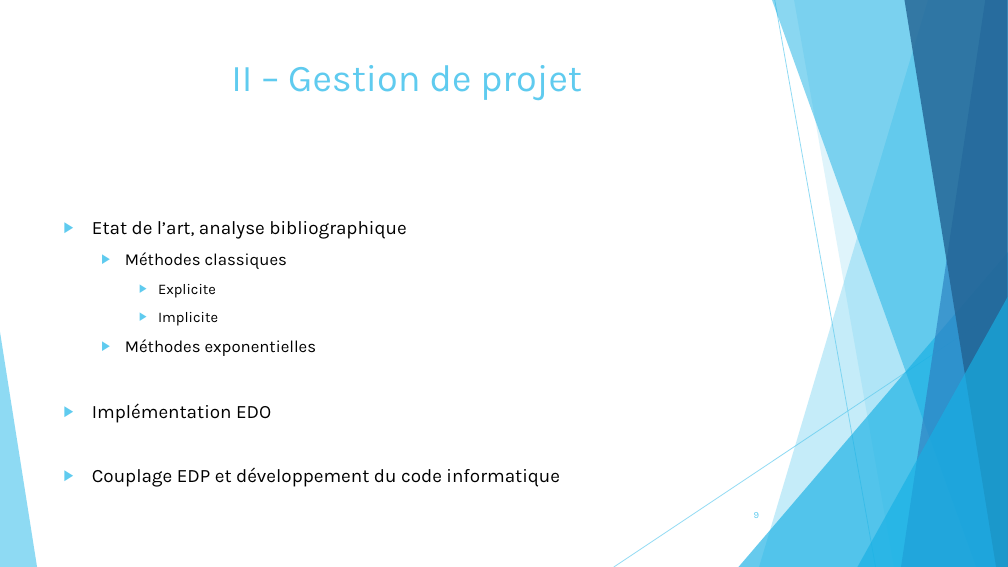
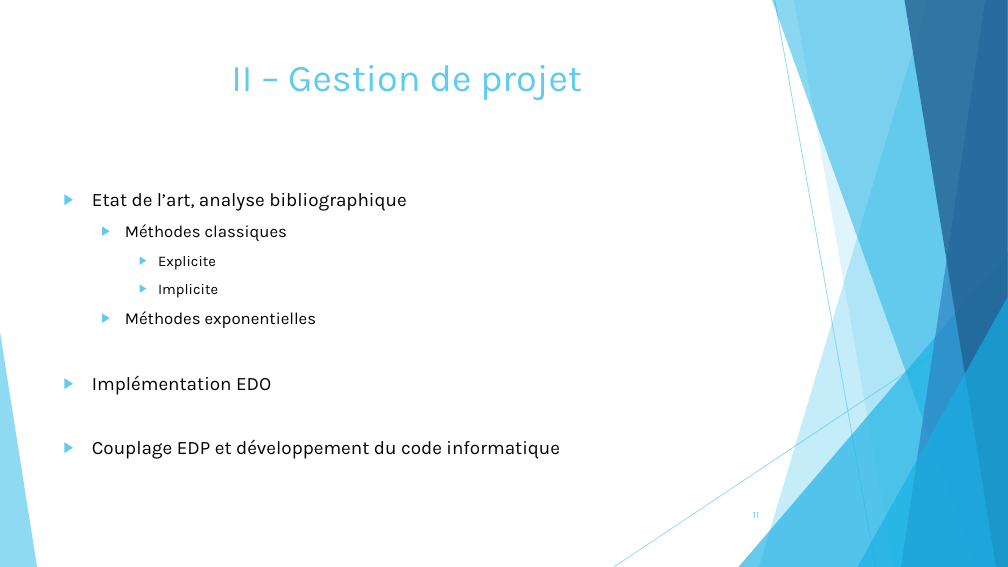
Before and after one commit to pierreXVI/PIE, a slide deck: slide 11 of oral_presentation/Oral_presentation_12_02_2019.pptx (slide 9 before the commit). Drawn at 1008x567 pixels with LibreOffice and Linux fonts; fonts in the diff are those of the drawing. Boxes give left, top, right and bottom in pixels: in the first picture for what was removed or moved away, otherwise in the second. Text is boxed around its words. In the diff, an @@ line names an element or a change of style, - is before the commit and + after.

```diff
--- a/oral_presentation/Oral_presentation_12_02_2019.pptx
+++ b/oral_presentation/Oral_presentation_12_02_2019.pptx
@@ text "Etat de l’art, analyse bibliographique": place and size @@
-text "Etat de l’art, analyse bibliographique" at bbox=[92, 221, 560, 487]
+text "Etat de l’art, analyse bibliographique" at bbox=[92, 193, 560, 459]
```
Also in this commit, not shown: 12 other slides changed, 7 slides added, 3 slides removed, 1 other file.
